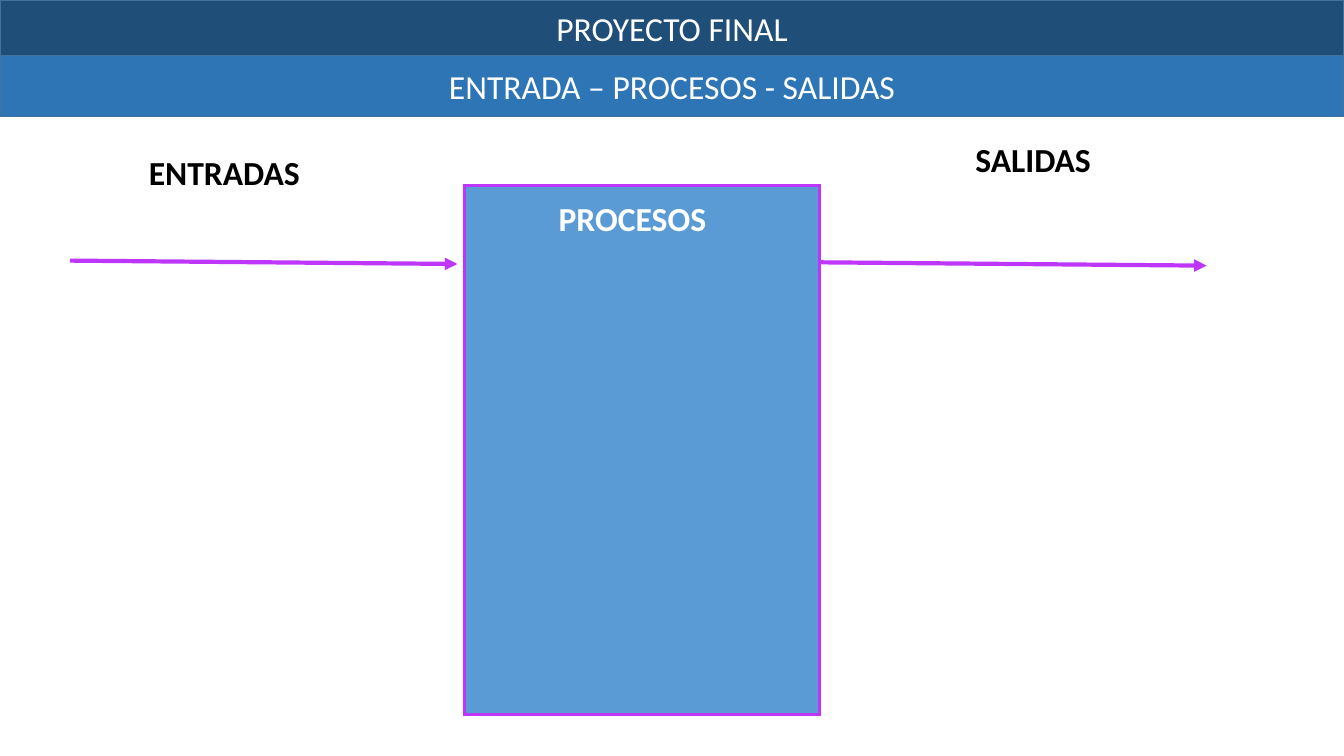
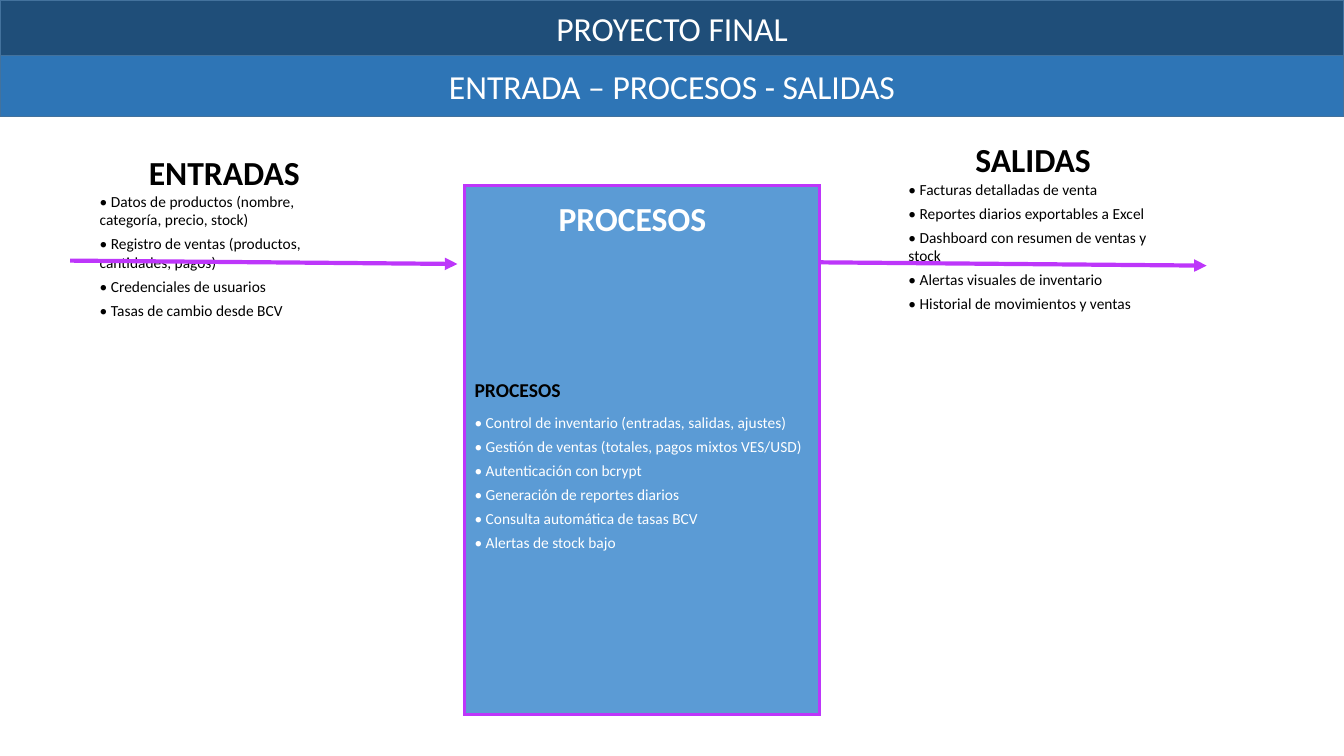
Before and after one commit to Edelyn000/gestor-de-ventas-e-inventario, a slide deck: slide 3 of presentacion/presentar_el_proyecto/Formato para presentar el Proyecto 2025.pptx. Drawn at 1344x756 pixels with LibreOffice and Linux fonts; fonts in the diff are those of the drawing. Boxes give left, top, right and bottom in pixels: in the first picture for what was removed or moved away, otherwise in the second. Text is boxed around its words. In the diff, an @@ line names an element or a change of style, - is before the commit and + after.

Commit message:
feat: agrega contenido a diapositiva Entrada-Procesos-Salidas

```diff
--- a/presentacion/presentar_el_proyecto/Formato para presentar el Proyecto 2025.pptx
+++ b/presentacion/presentar_el_proyecto/Formato para presentar el Proyecto 2025.pptx
@@ text at (100, 196, 301, 316): paragraphs added @@
+• Datos de productos (nombre, categoría, precio, stock)
+• Registro de ventas (productos, cantidades, pagos)
+• Credenciales de usuarios
+• Tasas de cambio desde BCV
@@ text at (908, 184, 1146, 312): paragraphs added @@
+• Facturas detalladas de venta
+• Reportes diarios exportables a Excel
+• Dashboard con resumen de ventas y stock
+• Alertas visuales de inventario
+• Historial de movimientos y ventas
@@ text in rectangle at (475, 384, 801, 551): text added @@
+PROCESOS
+• Control de inventario (entradas, salidas, ajustes)
+• Gestión de ventas (totales, pagos mixtos VES/USD)
+• Autenticación con bcrypt
+• Generación de reportes diarios
+• Consulta automática de tasas BCV
+• Alertas de stock bajo
```
